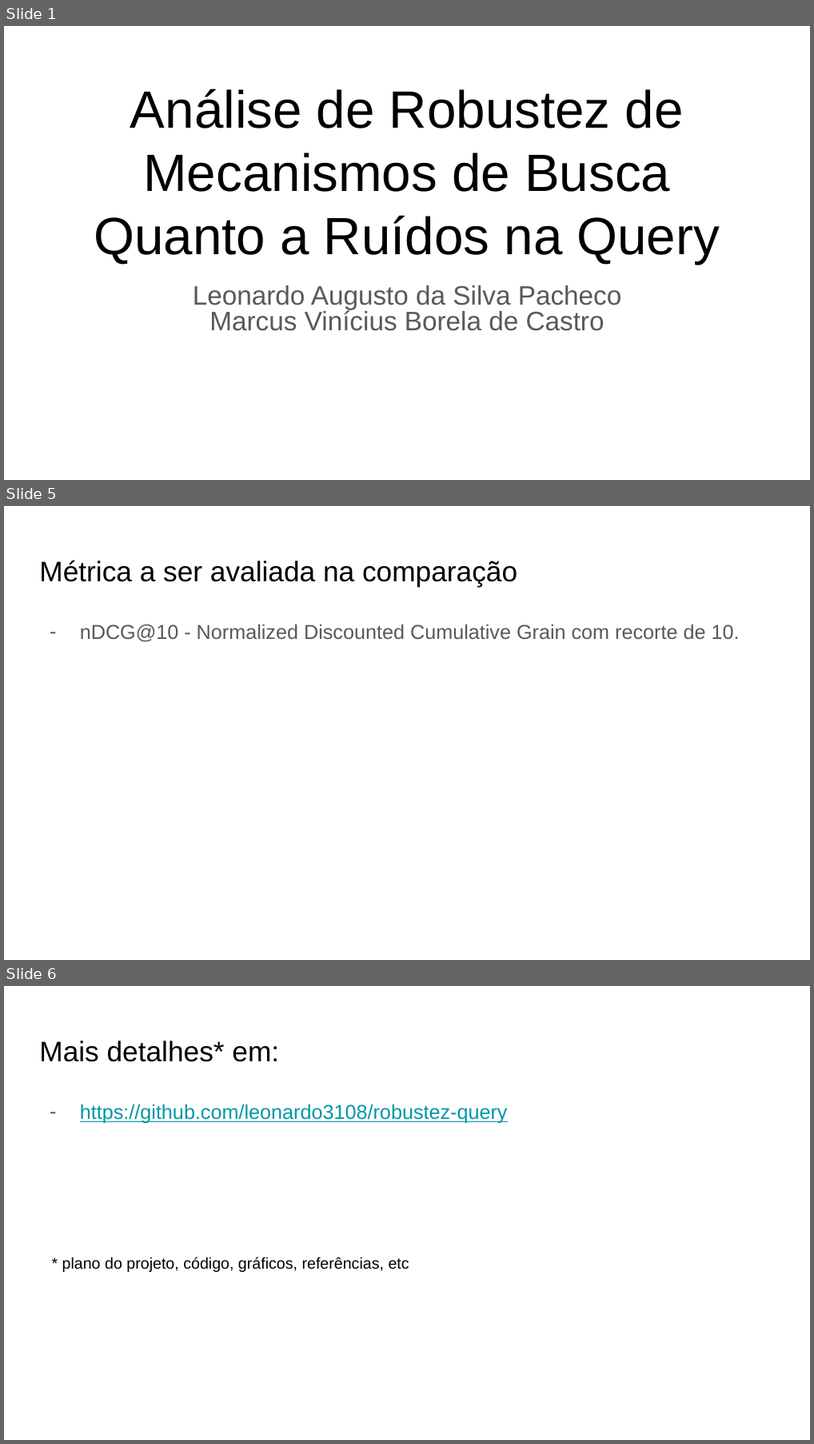
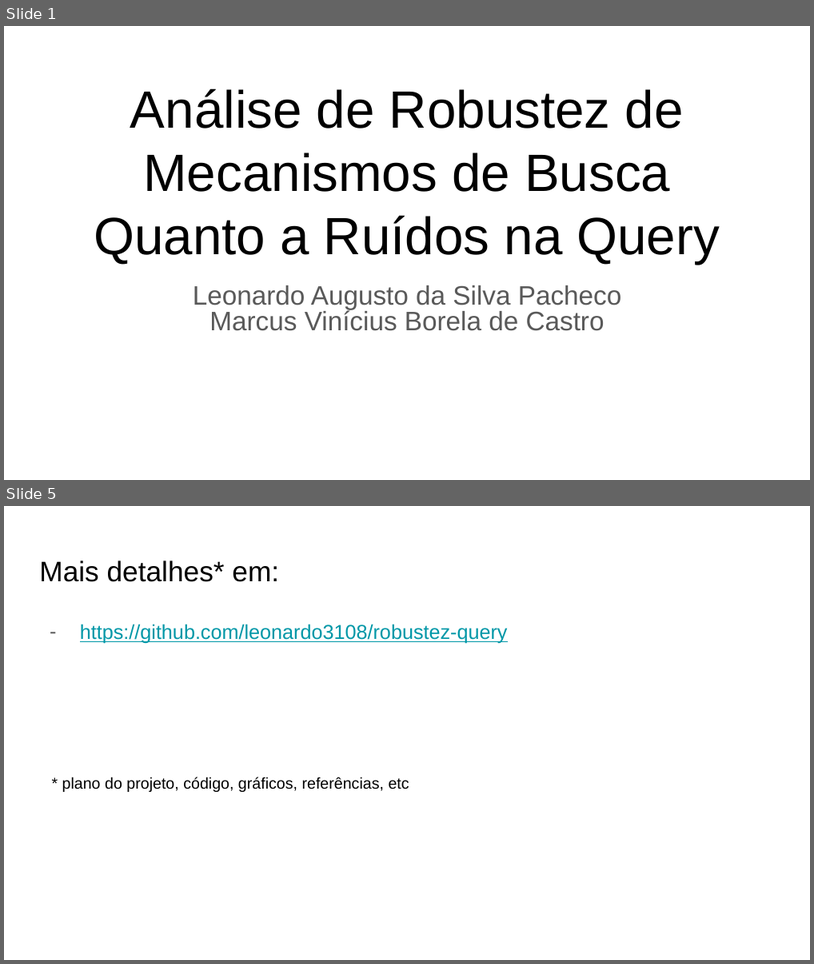
Before and after one commit to leonardo3108/robustez-query, a slide deck: docs/Apresentação 2 - 20211111.pptx. Shown one above the other, each under a label of ours: slides 1, 5 and 6 before the commit, slides 1 and 5 after it; the slides between them are not shown. The pictures are 814x1444 and 814x964 pixels, drawn with LibreOffice and Linux fonts; fonts in the diff are those of the drawing. Boxes give left, top, right and bottom in pixels: in the first picture for what was removed or moved away, otherwise in the second. Text is boxed around its words. In the diff, an @@ line names an element or a change of style, - is before the commit and + after.

```diff
--- a/docs/Apresentação 2 - 20211111.pptx
+++ b/docs/Apresentação 2 - 20211111.pptx
@@ slide 5 removed at [4,506,810,960], background #FFFFFF @@
@@ title removed at [39,560,518,586] @@
-Métrica a ser avaliada na comparação
@@ text removed at [80,624,740,642] @@
-– nDCG@10 - Normalized Discounted Cumulative Grain com recorte de 10.
@@ what was slide 6 is now slide 5 @@
```
Also in this commit, not shown: 3 slides changed.
